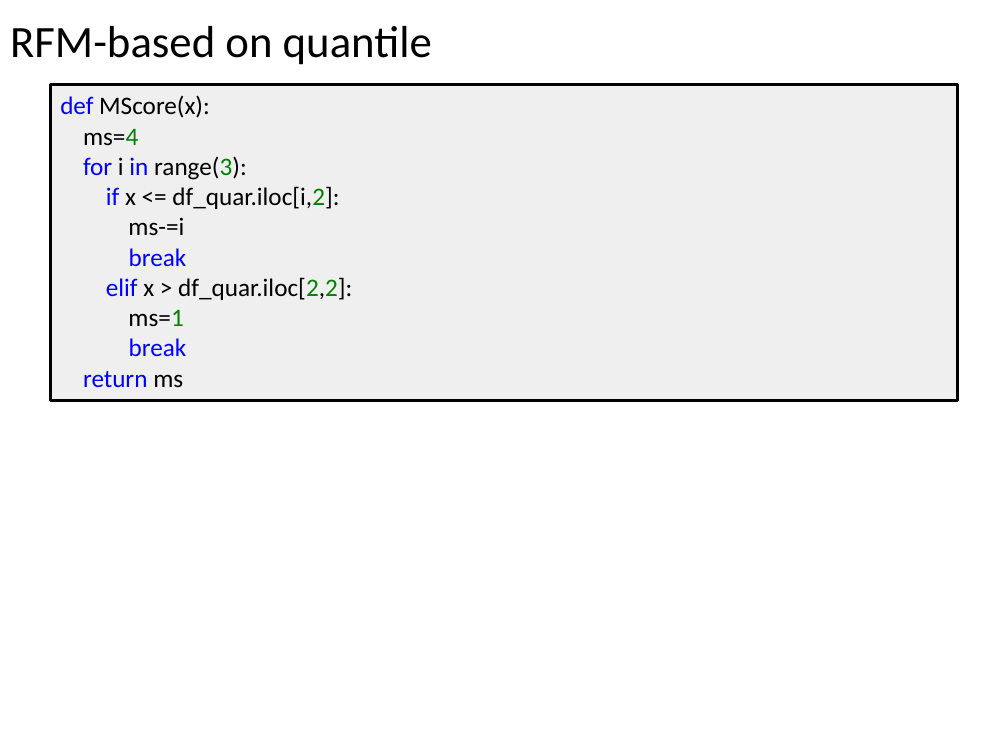
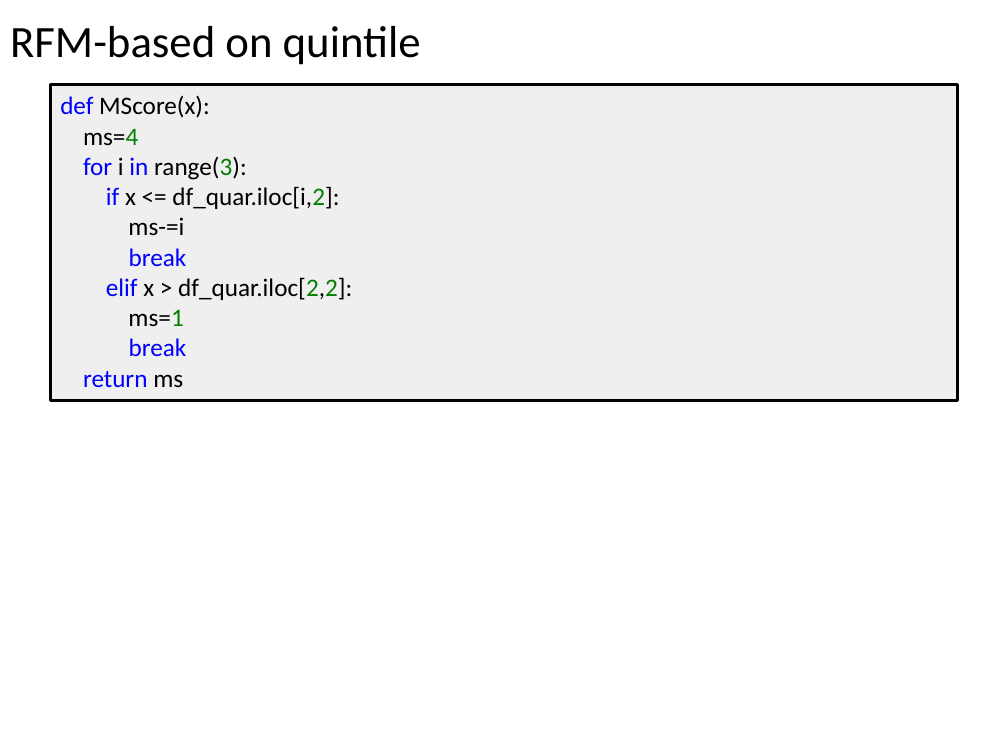
Before and after one commit to deviyantiam/finalproject, a slide deck: slide 15 of jcds03_finalproject.pptx. Drawn at 1008x756 pixels with LibreOffice and Linux fonts; fonts in the diff are those of the drawing. Boxes give left, top, right and bottom in pixels: in the first picture for what was removed or moved away, otherwise in the second. Text is boxed around its words. In the diff, an @@ line names an element or a change of style, - is before the commit and + after.

```diff
--- a/jcds03_finalproject.pptx
+++ b/jcds03_finalproject.pptx
@@ text at (10, 26, 421, 65): text changed @@
-RFM-based on quantile
+RFM-based on quintile
```
Also in this commit, not shown: 9 other slides changed, 1 slide added, 1 other file.
